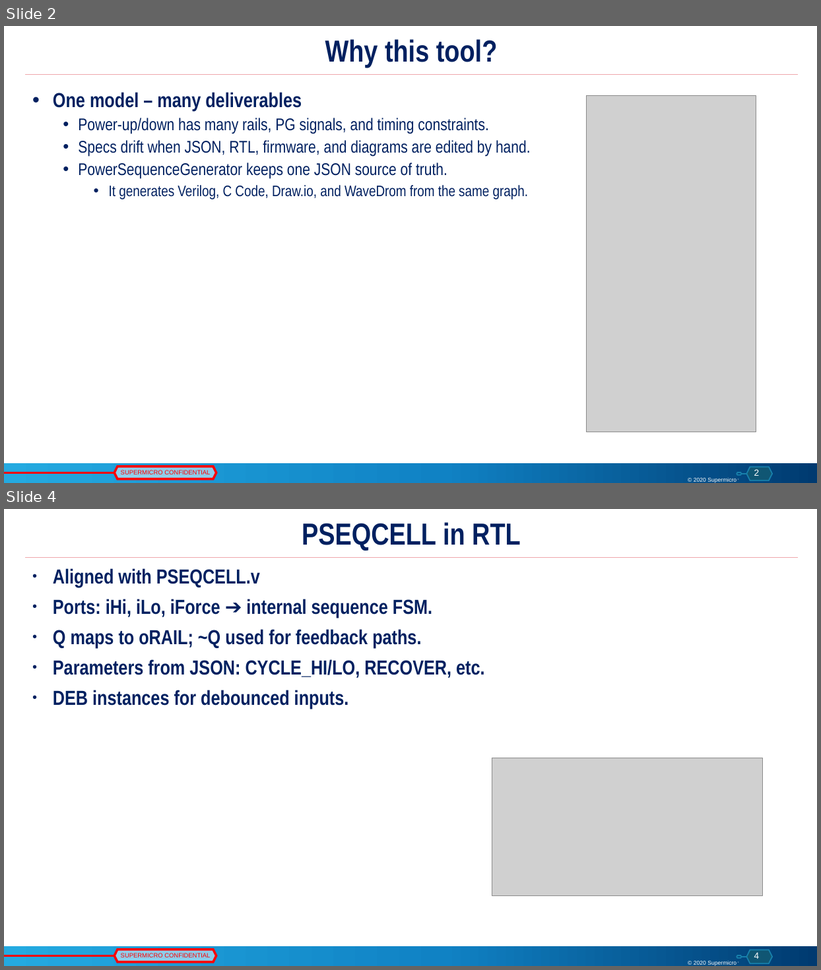
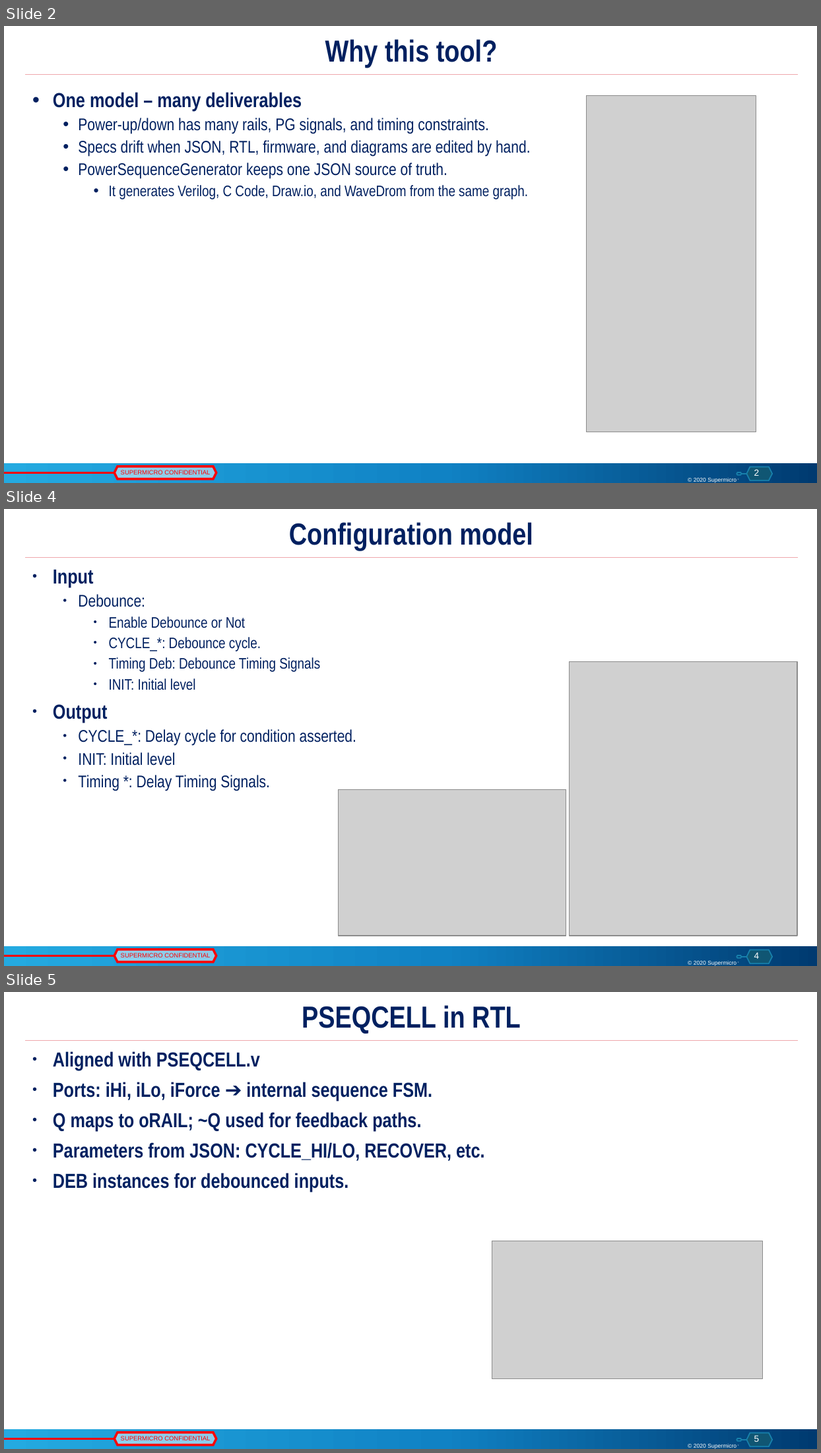
Before and after one commit to maxharu/pwrseq_gen, a slide deck: doc/PowerSequenceGenerator_v1.3.pptx. Shown one above the other, each under a label of ours: slides 2 and 4 before the commit, slides 2, 4 and 5 after it; the slides between them are not shown. The pictures are 821x970 and 821x1453 pixels, drawn with LibreOffice and Linux fonts; fonts in the diff are those of the drawing; grey boxes stand for pictures; background and template pictures are left out. Boxes give left, top, right and bottom in pixels: in the first picture for what was removed or moved away, otherwise in the second. Text is boxed around its words. In the diff, an @@ line names an element or a change of style, - is before the commit and + after.

```diff
--- a/doc/PowerSequenceGenerator_v1.3.pptx
+++ b/doc/PowerSequenceGenerator_v1.3.pptx
@@ slide 4 added at [4,509,817,966], background #FFFFFF; not listed: 11 template elements that a slide beside it also shows @@
@@ title added at [289,522,533,551], 27 pt, text #002060, bold @@
+Configuration model
@@ text added at [53,569,356,791], 15 pt, text #002060 @@
+• Input
+  • Debounce:
+    • Enable Debounce or Not
+    • CYCLE_*: Debounce cycle.
+    • Timing Deb: Debounce Timing Signals
+    • INIT: Initial level
+• Output
+  • CYCLE_*: Delay cycle for condition asserted.
+  • INIT: Initial level
+  • Timing *: Delay Timing Signals.
@@ picture added at [569,662,797,936] @@
@@ picture added at [338,789,566,936] @@
@@ what was slide 4 is now slide 5 @@
@@ page number at [754,1436,760,1442]: text changed @@
-4
+5
```
Also in this commit, not shown: 4 slides changed, 1 other slide added, 1 slide removed, 5 other files.
